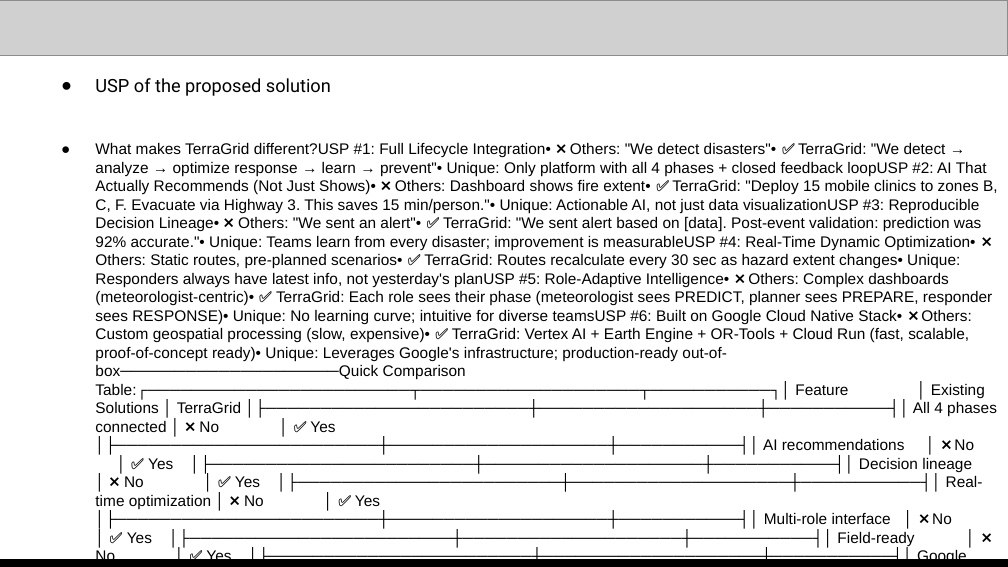
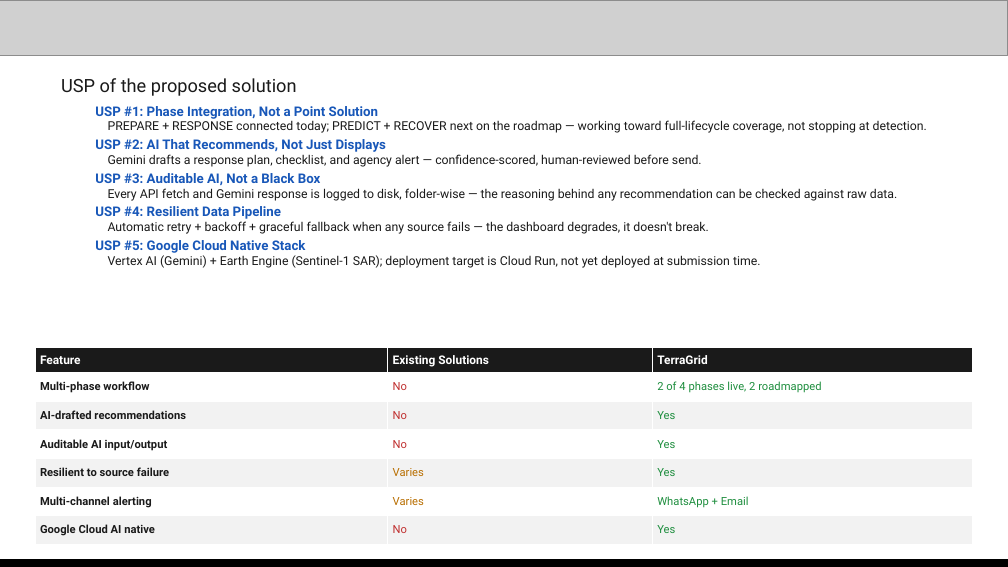
Before and after one commit to sandeshshinde284-bit/terragrid-platform, a slide deck: slide 5 of docs/PPT/TERRAGRID _ AI Builder Cup.pptx. Drawn at 1008x567 pixels with LibreOffice and Linux fonts; fonts in the diff are those of the drawing; grey boxes stand for pictures. Boxes give left, top, right and bottom in pixels: in the first picture for what was removed or moved away, otherwise in the second. Text is boxed around its words. In the diff, an @@ line names an element or a change of style, - is before the commit and + after.

```diff
--- a/docs/PPT/TERRAGRID _ AI Builder Cup.pptx
+++ b/docs/PPT/TERRAGRID _ AI Builder Cup.pptx
@@ text at <box>61,78,297,96</box>: text colour #000000 to #1A1A1A in "USP of the proposed solution"; bullet ● to none; more space between paragraphs @@
@@ text at <box>95,106,927,268</box>: text changed; size 11 to 8.8 pt; font Arial to Roboto; text colour #000000 to #1A1A1A @@
-● What makes TerraGrid different?USP #1: Full Lifecycle Integration• ❌ Others: "We detect disasters"• ✅ TerraGrid: "We detect → analyze → optimize response → learn → prevent"• Unique: Only platform with all 4 phases + closed feedback loopUSP #2: AI That Actually Recommends (Not Just Shows)• ❌ Others: Dashboard shows fire extent• ✅ TerraGrid: "Deploy 15 mobile clinics to zones B, C, F. Evacuate via Highway 3. This saves 15 min/person."• Unique: Actionable AI, not just data visualizationUSP #3: Reproducible Decision Lineage• ❌ Others: "We sent an alert"• ✅ TerraGrid: "We sent alert based on [data]. Post-event validation: prediction was 92% accurate."• Unique: Teams learn from every disaster; improvement is measurableUSP #4: Real-Time Dynamic Optimization• ❌ Others: Static routes, pre-planned scenarios• ✅ TerraGrid: Routes recalculate every 30 sec as hazard extent changes• Unique: Responders always have latest info, not yesterday's planUSP #5: Role-Adaptive Intelligence• ❌ Others: Complex dashboards (meteorologist-centric)• ✅ TerraGrid: Each role sees their phase (meteorologist sees PREDICT, planner sees PREPARE, responder sees RESPONSE)• Unique: No learning curve; intuitive for diverse teamsUSP #6: Built on Google Cloud Native Stack• ❌ Others: Custom geospatial processing (slow, expensive)• ✅ TerraGrid: Vertex AI + Earth Engine + OR-Tools + Cloud Run (fast, scalable, proof-of-concept ready)• Unique: Leverages Google's infrastructure; production-ready out-of-box────────────────────Quick Comparison Table:┌────────────────────────┬────────────────────┬───────────┐│ Feature │ Existing Solutions │ TerraGrid │├────────────────────────┼────────────────────┼───────────┤│ All 4 phases connected │ ❌ No │ ✅ Yes │├────────────────────────┼────────────────────┼───────────┤│ AI recommendations │ ❌ No │ ✅ Yes │├────────────────────────┼────────────────────┼───────────┤│ Decision lineage │ ❌ No │ ✅ Yes │├────────────────────────┼────────────────────┼───────────┤│ Real-time optimization │ ❌ No │ ✅ Yes │├────────────────────────┼────────────────────┼───────────┤│ Multi-role interface │ ❌ No │ ✅ Yes │├────────────────────────┼────────────────────┼───────────┤│ Field-ready │ ❌ No │ ✅ Yes │├────────────────────────┼────────────────────┼───────────┤│ Google Cloud native │ ❌ No │ ✅ Yes │└────────────────────────┴────────────────────┴───────────┘
+USP #1: Phase Integration, Not a Point Solution
+PREPARE + RESPONSE connected today; PREDICT + RECOVER next on the roadmap — working toward full-lifecycle coverage, not stopping at detection.
+USP #2: AI That Recommends, Not Just Displays
+Gemini drafts a response plan, checklist, and agency alert — confidence-scored, human-reviewed before send.
+USP #3: Auditable AI, Not a Black Box
+Every API fetch and Gemini response is logged to disk, folder-wise — the reasoning behind any recommendation can be checked against raw data.
+USP #4: Resilient Data Pipeline
+Automatic retry + backoff + graceful fallback when any source fails — the dashboard degrades, it doesn't break.
+USP #5: Google Cloud Native Stack
+Vertex AI (Gemini) + Earth Engine (Sentinel-1 SAR); deployment target is Cloud Run, not yet deployed at submission time.
@@ table added at <box>35,347,973,544</box>, 7 rows, 3 columns @@
+Feature | Existing Solutions | TerraGrid
+Multi-phase workflow | No | 2 of 4 phases live, 2 roadmapped
+AI-drafted recommendations | No | Yes
+Auditable AI input/output | No | Yes
+Resilient to source failure | Varies | Yes
+Multi-channel alerting | Varies | WhatsApp + Email
+Google Cloud AI native | No | Yes
```
Also in this commit, not shown: 3 other slides changed.
